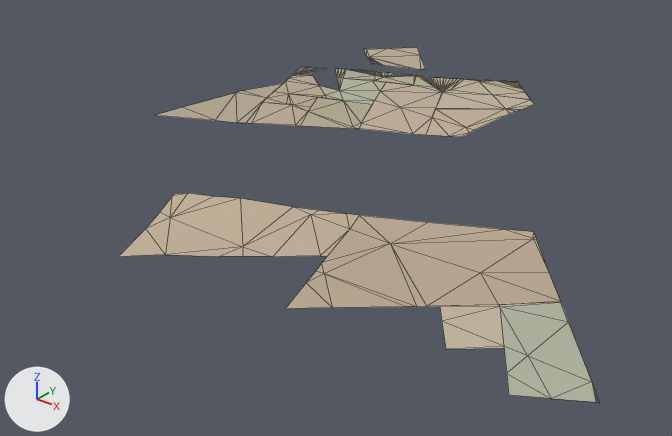
What one commit did to the glTF model assets/malta/countryside/farm_21_23_soil.glb.
Camera for both pictures: a camera (50 mm lens) standing at (666.0, -944.0, 359.0) and looking at (182.0, -339.0, -16.0). The lights are fixed; the arrows at lower left show +X, +Y and +Z. The first picture is the older version. Mesh edges are drawn as thin lines. Vertices at exactly the same position are counted once.

The first picture shows 'geometry_0'.
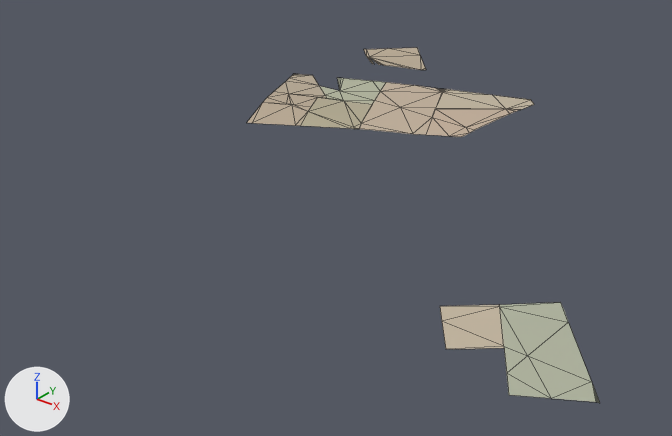
Changed parts and their boxes [x1, y1, x2, y2] in the pictures (672 x 436 px):
'geometry_0', reshaped (27% narrower): before [118, 48, 600, 403]; after [247, 48, 600, 403]
part 1 of me_geometry_0, deleted (beige): before [118, 193, 560, 309]
part 2 of me_geometry_0, cut back (beige): before [157, 67, 530, 123]

The change in detail:
me_geometry_0 is used by ob_geometry_0; location (0.0, 0.0, 0.0).
me_geometry_0 had 319 vertices, 375 faces and spanned x -42.0..515.0, y -571.0..47.0, z 26.0..49.0.
me_geometry_0 now has 153 vertices, 175 faces and spans x -42.0..515.0, y -545.0..47.0, z 26.0..46.0.
Part 1, on me_geometry_0:
41 vertices are removed from x 113.0..442.0, y -571.0..-329.0, z 26.0..42.0.
48 faces are deleted.
Part 2, on me_geometry_0:
125 vertices are removed from x -37.0..200.0, y -374.0..9.0, z 26.0..49.0.
154 faces are deleted.
2 new faces join them.
